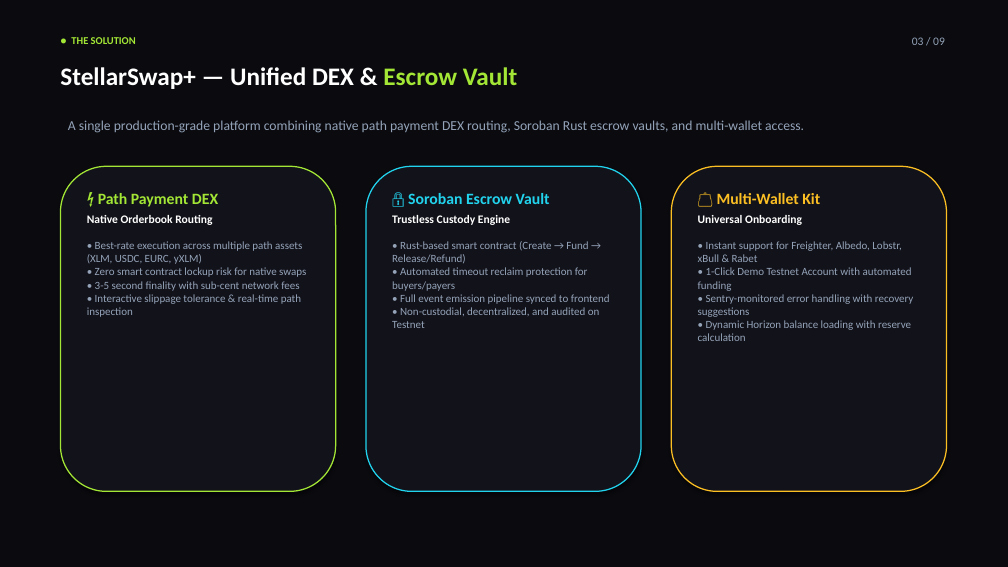
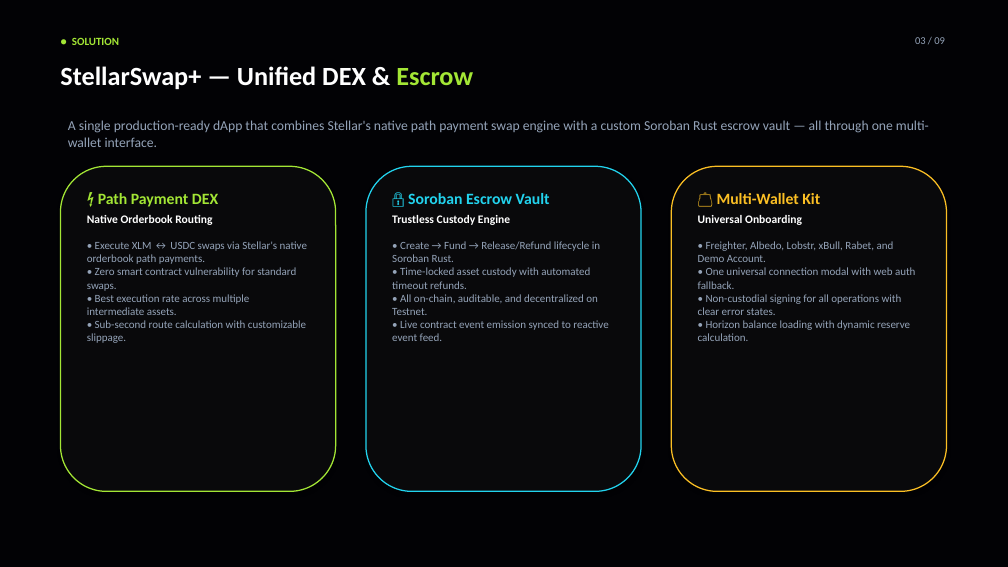
Before and after one commit to ps910/StellarSwap-Pro, a slide deck: slide 3 of docs/pitch-deck.pptx. Drawn at 1008x567 pixels with LibreOffice and Linux fonts; fonts in the diff are those of the drawing. Boxes give left, top, right and bottom in pixels: in the first picture for what was removed or moved away, otherwise in the second. Text is boxed around its words. In the diff, an @@ line names an element or a change of style, - is before the commit and + after.

Commit message:
feat(tools): add automated HTML-to-PPTX converter script and regenerate docs/pitch-deck.pptx
- Direct 1:1 conversion script from docs/pitch-deck.html to docs/pitch-deck.pptx

- Preserves dark theme, 16:9 widescreen layout, card borders, metrics, and typography

```diff
--- a/docs/pitch-deck.pptx
+++ b/docs/pitch-deck.pptx
@@ background #0A0A0F to #020205 @@
@@ text at bbox=[72, 37, 119, 45]: text changed; size 10 to 10.5 pt @@
-● THE SOLUTION
+● SOLUTION
@@ text "03 / 09" at bbox=[915, 37, 945, 44]: size 11 to 10 pt @@
@@ text at bbox=[60, 66, 473, 89]: text changed; size 24 to 25 pt @@
-StellarSwap+ — Unified DEX & Escrow Vault
+StellarSwap+ — Unified DEX & Escrow
@@ text at bbox=[68, 120, 929, 147]: text changed @@
-A single production-grade platform combining native path payment DEX routing, Soroban Rust escrow vaults, and multi-wallet access.
+A single production-ready dApp that combines Stellar's native path payment swap engine with a custom Soroban Rust escrow vault — all through one multi-wallet interface.
@@ fill #12121A to #09090B in 3 elements at bbox=[60, 166, 336, 492], bbox=[366, 166, 641, 492], bbox=[671, 166, 947, 492] @@
@@ text at bbox=[87, 241, 307, 343]: text changed @@
-• Best-rate execution across multiple path assets (XLM, USDC, EURC, yXLM)
-• Zero smart contract lockup risk for native swaps
-• 3-5 second finality with sub-cent network fees
-• Interactive slippage tolerance & real-time path inspection
+• Execute XLM ↔ USDC swaps via Stellar's native orderbook path payments.
+• Zero smart contract vulnerability for standard swaps.
+• Best execution rate across multiple intermediate assets.
+• Sub-second route calculation with customizable slippage.
@@ text at bbox=[392, 241, 608, 341]: text changed @@
-• Rust-based smart contract (Create → Fund → Release/Refund)
-• Automated timeout reclaim protection for buyers/payers
-• Full event emission pipeline synced to frontend
-• Non-custodial, decentralized, and audited on Testnet
+• Create → Fund → Release/Refund lifecycle in Soroban Rust.
+• Time-locked asset custody with automated timeout refunds.
+• All on-chain, auditable, and decentralized on Testnet.
+• Live contract event emission synced to reactive event feed.
@@ text at bbox=[698, 241, 915, 341]: text changed @@
-• Instant support for Freighter, Albedo, Lobstr, xBull & Rabet
-• 1-Click Demo Testnet Account with automated funding
-• Sentry-monitored error handling with recovery suggestions
-• Dynamic Horizon balance loading with reserve calculation
+• Freighter, Albedo, Lobstr, xBull, Rabet, and Demo Account.
+• One universal connection modal with web auth fallback.
+• Non-custodial signing for all operations with clear error states.
+• Horizon balance loading with dynamic reserve calculation.
```
Also in this commit, not shown: 8 other slides changed, 1 other file.
